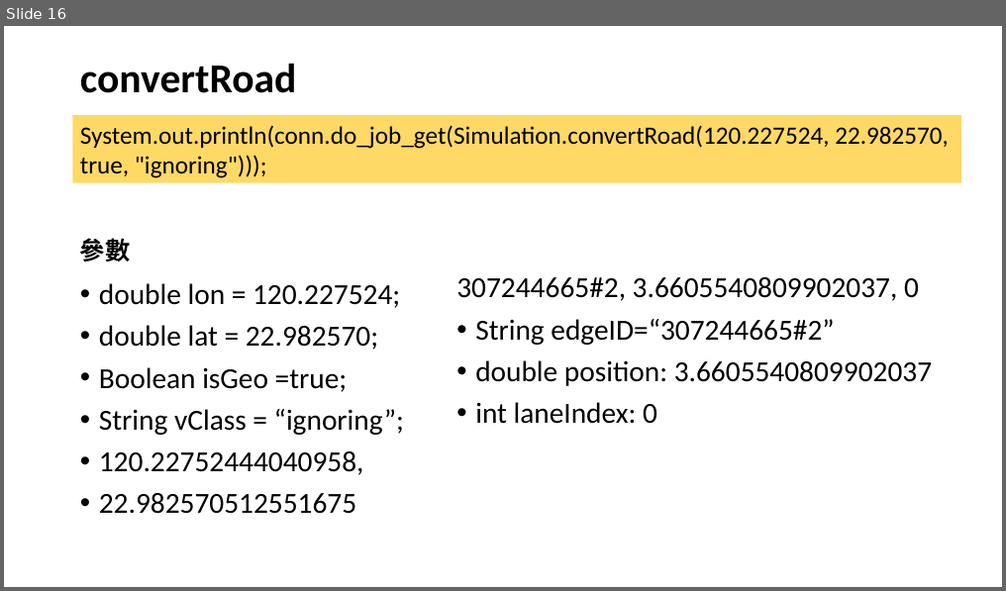
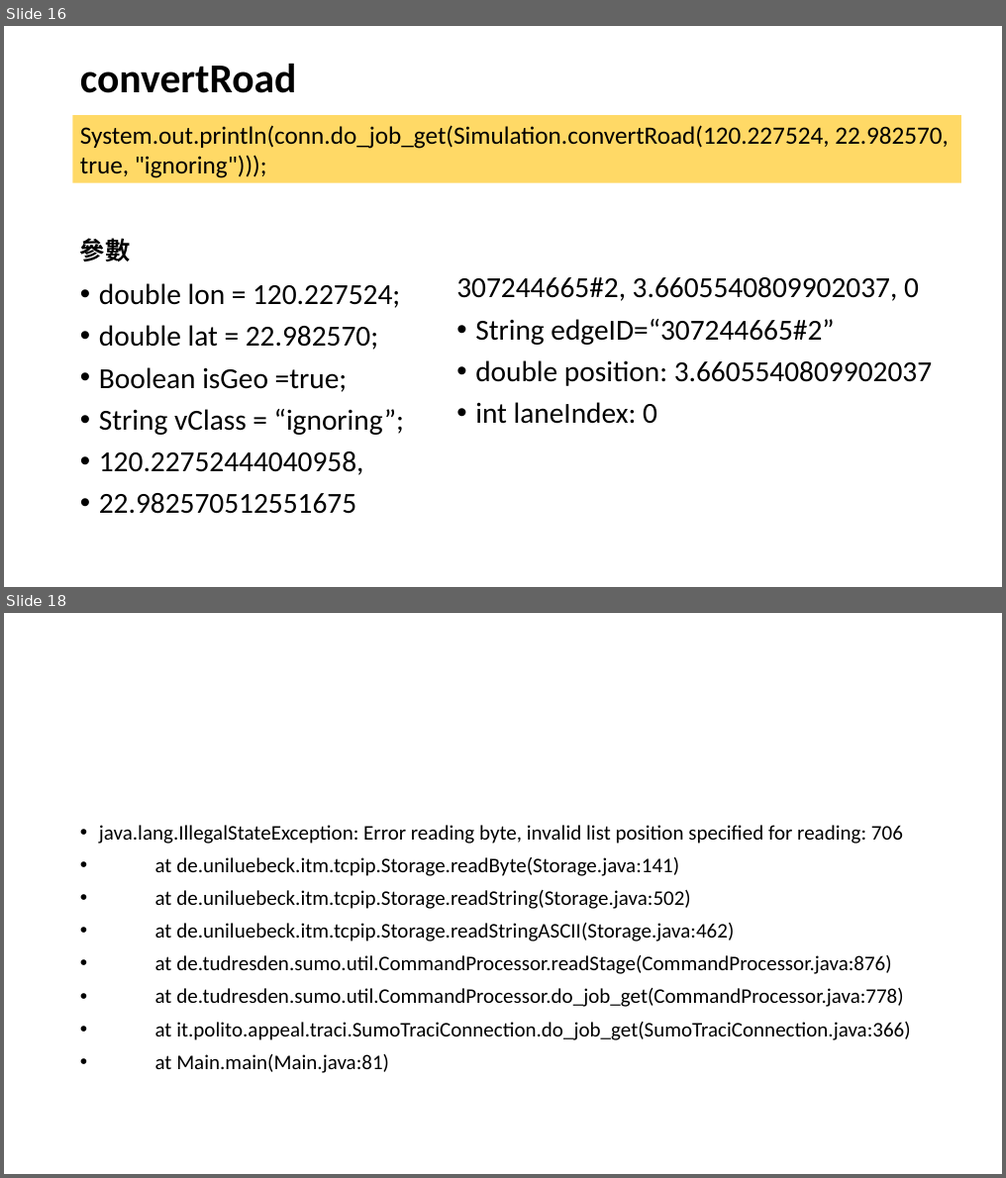
Before and after one commit to YenKang/Smart-Logistics-Plan, a slide deck: eclipse workspace/java_library/sumo_implementation recording.pptx. Shown one above the other, each under a label of ours: slide 16 before the commit, slides 16 and 18 after it; the slides between them are not shown. The pictures are 1006x591 and 1006x1178 pixels, drawn with LibreOffice and Linux fonts; fonts in the diff are those of the drawing. Boxes give left, top, right and bottom in pixels: in the first picture for what was removed or moved away, otherwise in the second. Text is boxed around its words. In the diff, an @@ line names an element or a change of style, - is before the commit and + after.

Commit message:
Error reading byte, invalid list position

```diff
--- a/eclipse workspace/java_library/sumo_implementation recording.pptx
+++ b/eclipse workspace/java_library/sumo_implementation recording.pptx
@@ slide 18 added at bbox=[4, 613, 1002, 1174], background #FFFFFF @@
@@ text added at bbox=[99, 825, 910, 1073], 20 pt, text #000000 @@
+• java.lang.IllegalStateException: Error reading byte, invalid list position specified for reading: 706
+• at de.uniluebeck.itm.tcpip.Storage.readByte(Storage.java:141)
+• at de.uniluebeck.itm.tcpip.Storage.readString(Storage.java:502)
+• at de.uniluebeck.itm.tcpip.Storage.readStringASCII(Storage.java:462)
+• at de.tudresden.sumo.util.CommandProcessor.readStage(CommandProcessor.java:876)
+• at de.tudresden.sumo.util.CommandProcessor.do_job_get(CommandProcessor.java:778)
+• at it.polito.appeal.traci.SumoTraciConnection.do_job_get(SumoTraciConnection.java:366)
+• at Main.main(Main.java:81)
```
Also in this commit, not shown: 1 other slide added, 2 slides removed, 5 other files.
